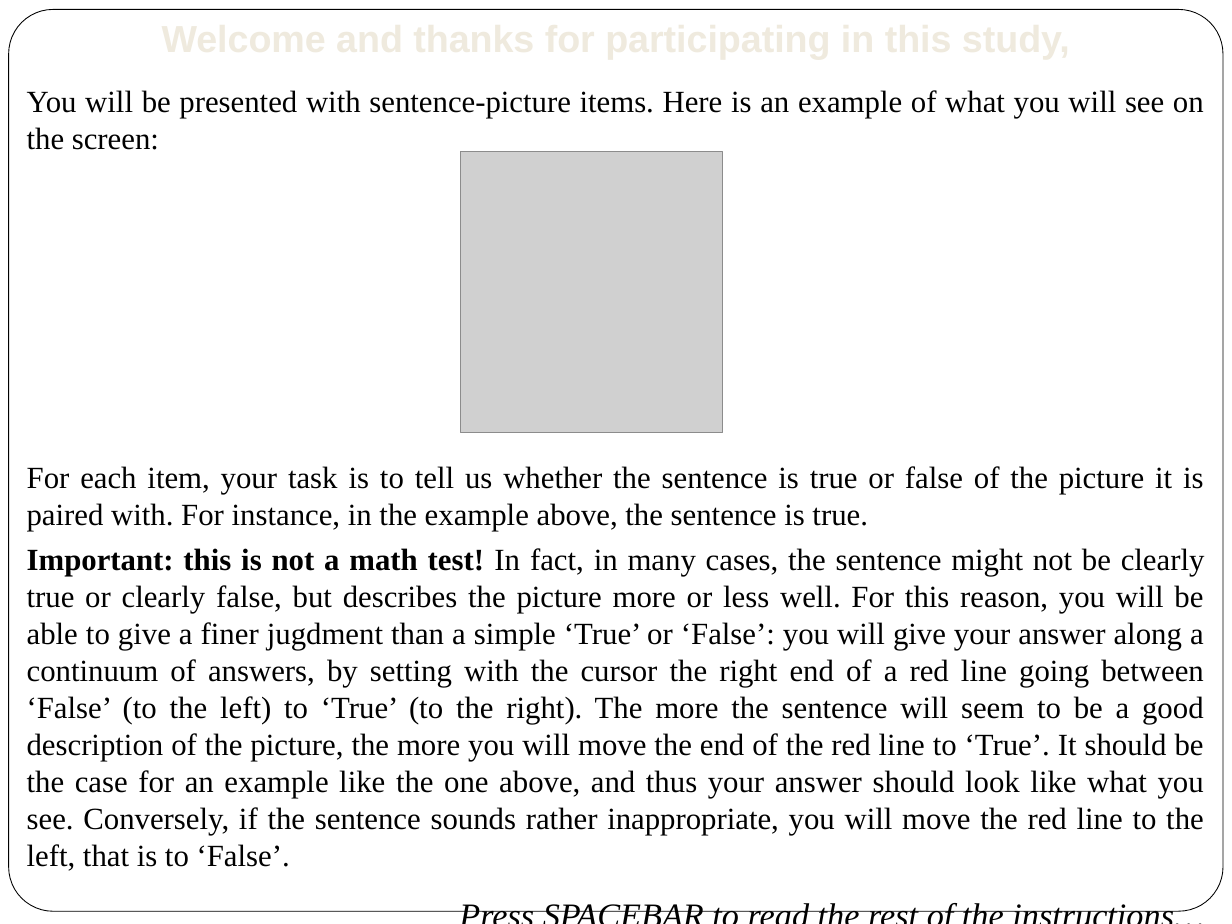
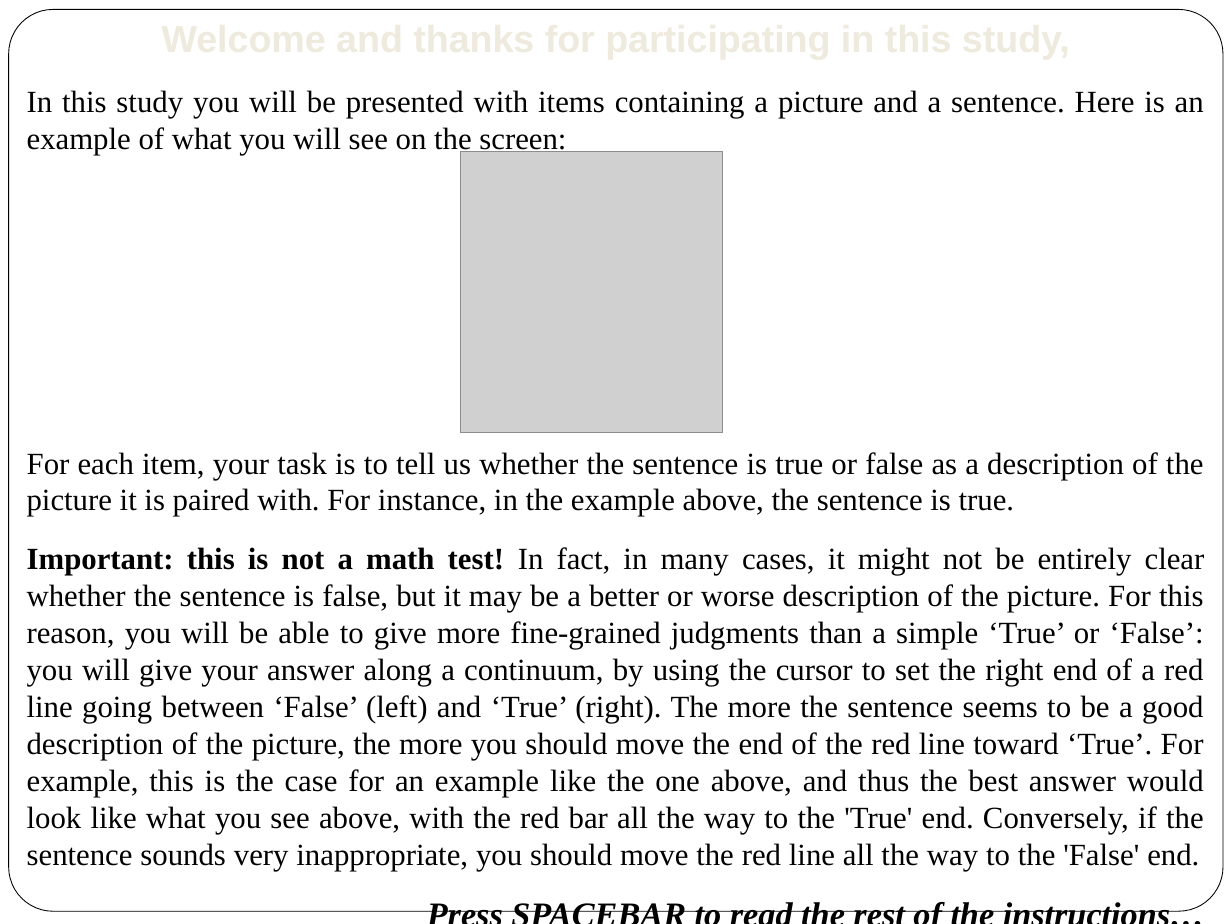
Before and after one commit to MartyMIT/exactly, a slide deck: slide 1 of instuctions_numerals.pptx. Drawn at 1232x924 pixels with LibreOffice and Linux fonts; fonts in the diff are those of the drawing; grey boxes stand for pictures. Boxes give left, top, right and bottom in pixels: in the first picture for what was removed or moved away, otherwise in the second. Text is boxed around its words. In the diff, an @@ line names an element or a change of style, - is before the commit and + after.

Commit message:
Instructions updated (thanks Dan!)

```diff
--- a/instuctions_numerals.pptx
+++ b/instuctions_numerals.pptx
@@ text at (x1=27, y1=90, x2=1204, y2=155): text changed @@
-You will be presented with sentence-picture items. Here is an example of what you will see on the screen:
+In this study you will be presented with items containing a picture and a sentence. Here is an example of what you will see on the screen:
@@ text "For each item, your task ..." moved from (x1=27, y1=466, x2=1205, y2=871) to (x1=27, y1=452, x2=1205, y2=871) @@
@@ text "For each item, your task ..." at (x1=27, y1=452, x2=1205, y2=871): bold on in "Press SPACEBAR to read the rest of ..." @@
@@ text at (x1=27, y1=452, x2=1205, y2=871): text changed @@
-For each item, your task is to tell us whether the sentence is true or false of the picture it is paired with. For instance, in the example above, the sentence is true.
-Important: this is not a math test! In fact, in many cases, the sentence might not be clearly true or clearly false, but describes the picture more or less well. For this reason, you will be able to give a finer jugdment than a simple ‘True’ or ‘False’: you will give your answer along a continuum of answers, by setting with the cursor the right end of a red line going between ‘False’ (to the left) to ‘True’ (to the right). The more the sentence will seem to be a good description of the picture, the more you will move the end of the red line to ‘True’. It should be the case for an example like the one above, and thus your answer should look like what you see. Conversely, if the sentence sounds rather inappropriate, you will move the red line to the left, that is to ‘False’.
+For each item, your task is to tell us whether the sentence is true or false as a description of the picture it is paired with. For instance, in the example above, the sentence is true.
+Important: this is not a math test! In fact, in many cases, it might not be entirely clear whether the sentence is false, but it may be a better or worse description of the picture. For this reason, you will be able to give more fine-grained judgments than a simple ‘True’ or ‘False’: you will give your answer along a continuum, by using the cursor to set the right end of a red line going between ‘False’ (left) and ‘True’ (right). The more the sentence seems to be a good description of the picture, the more you should move the end of the red line toward ‘True’. For example, this is the case for an example like the one above, and thus the best answer would look like what you see above, with the red bar all the way to the 'True' end. Conversely, if the sentence sounds very inappropriate, you should move the red line all the way to the 'False' end.
```
Also in this commit, not shown: 1 slide added, 2 slides removed, 2 other files.
